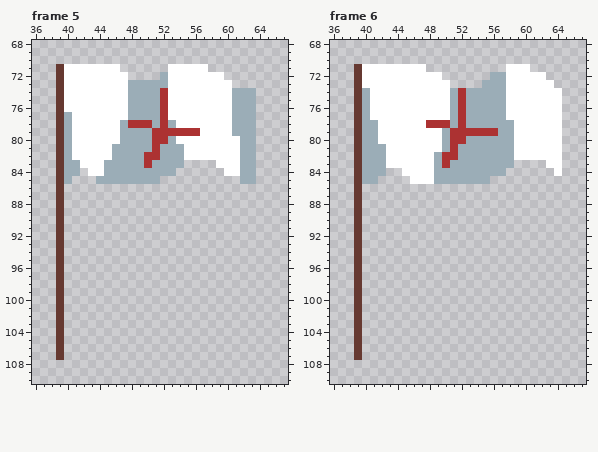
Two states of a pixel-art file, sprite-workshop/flag.aseprite. The picture above was drawn from the file before the commit.
128x128 pixels, 6 frames. Shown: frame 5: x 36..67, y 68..110; frame 6: x 36..67, y 68..110. The commit also changed other frames, which this record leaves out.
The same view after the edit:
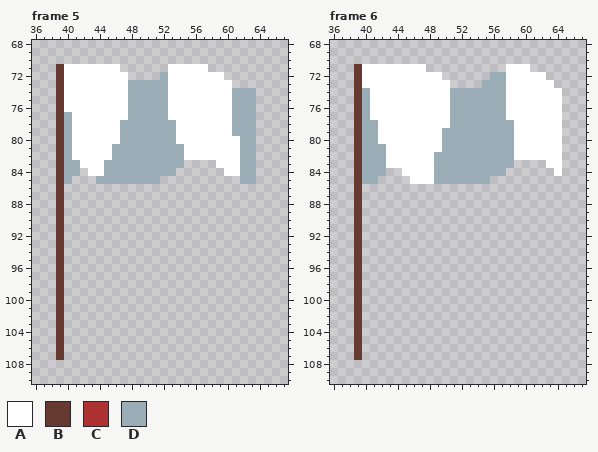
Palette (. is transparent): A #ffffff  B #663931  C #ac3232  D #9badb7
What changed:
{"change": "layer \"Cross\" now hidden"}
{"where": "frame 5"}
{"frame":5,"y":74,"x":52,"old":"C","new":"D"}
{"frame":5,"y":75,"x":52,"old":"C","new":"D"}
{"frame":5,"y":76,"x":52,"old":"C","new":"D"}
{"frame":5,"y":77,"x":52,"old":"C","new":"D"}
{"frame":5,"y":78,"x":48,"old":"CCC","new":"DDD"}
{"frame":5,"y":78,"x":52,"old":"C","new":"D"}
{"frame":5,"y":79,"x":51,"old":"CCCCCC","new":"DDDAAA"}
{"frame":5,"y":80,"x":51,"old":"CC","new":"DD"}
{"frame":5,"y":81,"x":51,"old":"C","new":"D"}
{"frame":5,"y":82,"x":50,"old":"CC","new":"DD"}
{"frame":5,"y":83,"x":50,"old":"C","new":"D"}
{"where": "frame 6"}
{"frame":6,"y":74,"x":52,"old":"C","new":"D"}
{"frame":6,"y":75,"x":52,"old":"C","new":"D"}
{"frame":6,"y":76,"x":52,"old":"C","new":"D"}
{"frame":6,"y":77,"x":52,"old":"C","new":"D"}
{"frame":6,"y":78,"x":48,"old":"CCC","new":"AAA"}
{"frame":6,"y":78,"x":52,"old":"C","new":"D"}
{"frame":6,"y":79,"x":51,"old":"CCCCCC","new":"DDDDDD"}
{"frame":6,"y":80,"x":51,"old":"CC","new":"DD"}
{"frame":6,"y":81,"x":51,"old":"C","new":"D"}
{"frame":6,"y":82,"x":50,"old":"CC","new":"DD"}
{"frame":6,"y":83,"x":50,"old":"C","new":"D"}
{"label":"changed","picture_box":[128,88,200,168]}
{"label":"changed","picture_box":[426,88,498,168]}
